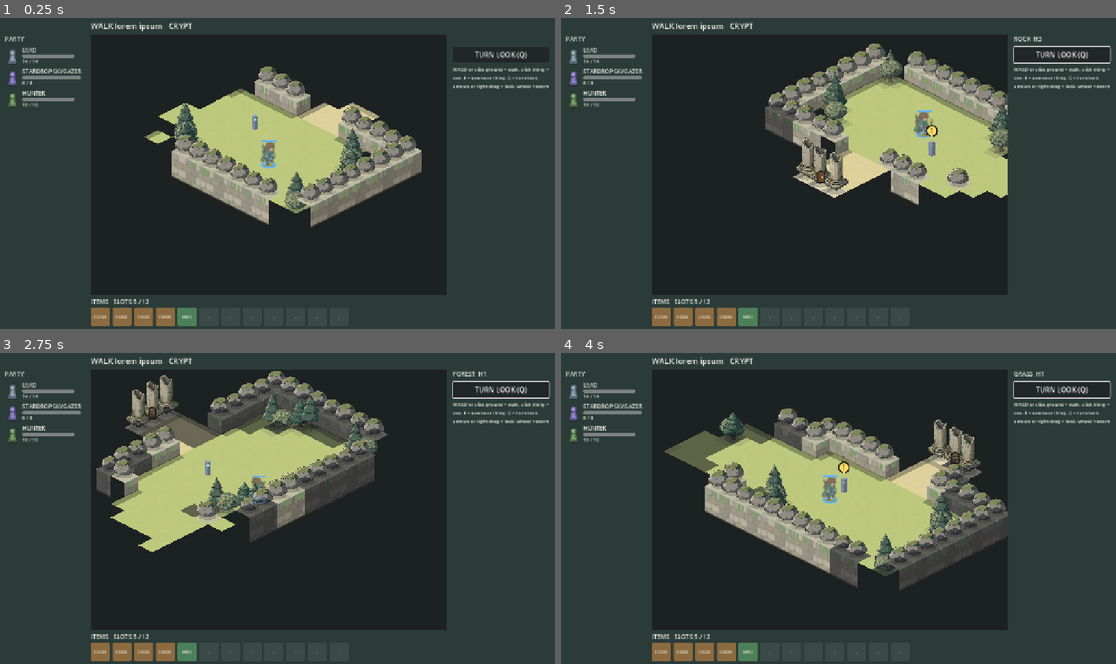
Above: before the commit, frames 1-4 (two rows, left to right).
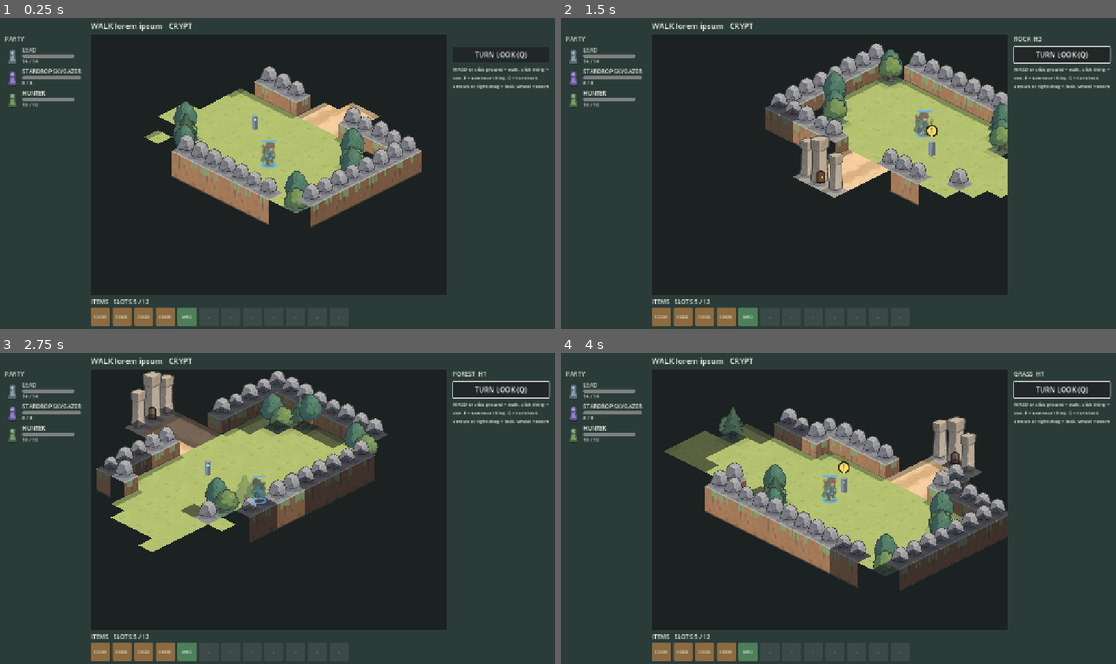
Above: after the commit, the same moments.

Repository: BrandonSigil/lodestone
Game: Godot game, scene res://scenes/explore.tscn
Two runs of this game, one before a commit and one after it. Both use one fixed random seed, a clock stepped at 60 frames per second and the inputs below. This scene is started directly instead of the project's main scene.
Inputs (mouse positions are in pixels of both pictures, inside the frame that each line leads up to):
- Up to frame 1 (0.25 s): no input
- Up to frame 2 (1.5 s): click "TURN LOOK (Q)" at 0.5 s; tap Enter at 1.25 s; move the mouse to (960, 157) at 1.27 s; hold D from 1.28 s (still down); tap E at 1.35 s; click (960, 157) at 1.42 s
- Up to frame 3 (2.75 s): tap Space at 1.52 s; release D at 2 s; drag from (166, 524) to (249, 570) at 2.02 s
- Up to frame 4 (4 s): move the mouse to (894, 440) at 2.77 s; hold D 2.78-3.5 s; tap Q at 2.85 s; drag from (810, 570) to (672, 461) at 3.52 s

The runs differ from the first frame. In frame 1, 7.2% of the frame differs, in the area x 28-76%, y 15-67%; in frame 2, 6.8%; in frame 3, 5.7%; in frame 4, 8.3%, in the area x 25-81%, y 17-74%.

Commit message:
Combat polish: see-through props, x-ray outlines, grid toggle, weapon-drawn stance, forest as base art
- Props in front of a piece fade to 35%; party pieces hidden by props or blocks draw a tinted
  see-through copy and a bright foot ring over everything.
- Combat tester: 'grid lines' checkbox (ledge rims stay when off).
- Battle boards draw ready/advance (sword drawn) instead of idle/walk; new stance sheets for the
  lead in SE and NE (art/prompts/sheet-character-stance.txt, anim_sheet_cut.py --rows).
- The flat forest set replaces the old painted base art; the forest folder is gone.

Co-Authored-By: Claude Opus 5.5 (1M context) <noreply@anthropic.com>

Diff:
--- a/game/art/source/characters/lead/lead.json
+++ b/game/art/source/characters/lead/lead.json
@@ -48,6 +48,16 @@
    "fps": 6,
    "loop": false,
    "frames": 2
+  },
+  "ready": {
+   "fps": 6,
+   "loop": true,
+   "frames": 4
+  },
+  "advance": {
+   "fps": 10,
+   "loop": true,
+   "frames": 6
   }
  }
 }
--- a/game/scripts/combat/battle.gd
+++ b/game/scripts/combat/battle.gd
@@ -62,6 +62,7 @@
 		board.strangeness = strangeness
 		add_child(board)
 	board.units = units
+	board.combat_stance = true  # weapons out while the fight lasts
 	board.cell_clicked.connect(_on_cell_clicked)
 	board.cell_hovered.connect(_on_cell_hovered)
 	board.rotated.connect(_on_rotated)
@@ -273,6 +274,7 @@
 	state = S.OVER
 	_deselect()
 	board.danger = {}
+	board.combat_stance = false
 	_banner.text = Txt.t("UI_VICTORY") if won else Txt.t("UI_DEFEAT")
 	changed.emit()
 	finished.emit(won)
--- a/game/scripts/combat/character_art.gd
+++ b/game/scripts/combat/character_art.gd
@@ -25,6 +25,11 @@
 
 static func has_art(id: StringName) -> bool:
 	return meta(id) != null
+
+
+static func has_anim(id: StringName, anim: String) -> bool:
+	var m: Variant = meta(id)
+	return m != null and m.anims.has(anim)
 
 
 ## Seconds an anim takes to play once.
--- a/game/scripts/combat/combat_board.gd
+++ b/game/scripts/combat/combat_board.gd
@@ -48,6 +48,9 @@
 var danger := {}  # cell -> true, the enemy's reach next phase
 var area := {}  # cell -> true, cells a skill would hit
 var show_coords := false
+var combat_stance := false  ## pieces stand ready (weapon drawn) instead of relaxed; Battle sets it
+var _fade := {}  ## cells whose props draw see-through this frame (a party piece stands behind them)
+var _covered := {}  ## units something in front hides this frame
 var _paint_button := 0
 var hover := NONE
 var selected: CombatUnit = null
@@ -206,6 +209,7 @@
 	if grid == null:
 		return
 	var layers := _layers()
+	_find_cover()
 	for depth in layers.size():
 		for c: Vector2i in layers[depth]:
 			if hidden(c):
@@ -217,14 +221,17 @@
 			if u.shown_hp > 0 and clampi(depth_of(u.vis.x, u.vis.y), 0, layers.size() - 1) == depth:
 				_draw_unit(u)
 	var font := ThemeDB.fallback_font
-	# Ghost pass: pieces hidden behind tall blocks still show as a faint outline.
+	# Ghost pass: pieces something in front hides still show, over everything: a party sprite as a tinted
+	# see-through copy (x-ray), anyone else as a bright foot ring and head outline.
 	for u: CombatUnit in units:
-		if u.shown_hp > 0:
-			var base := iso(u.vis.x + 0.5, u.vis.y + 0.5, u.vis_h) + u.offset - Vector2(0, u.hop)
+		if u.shown_hp > 0 and _covered.has(u):
+			var base := _unit_base(u)
 			var ring := Color(0.4, 0.7, 1.0) if u.team == 0 else Color(1.0, 0.4, 0.35)
-			Pawn.ellipse(self, base, 26.0 * 0.62, 26.0 * 0.22, Color(ring, 0.45), false, 1.5)
-			if not CharacterArt.has_art(u.sprite):  # the head ghost is pawn-shaped; sprites keep the foot ring
-				draw_arc(base + Vector2(0, -26.0 * 1.22), 26.0 * 0.3, 0, TAU, 20, Color(ring, 0.35), 1.5, true)
+			Pawn.ellipse(self, base, 26.0 * 0.62, 26.0 * 0.22, Color(ring, 0.85), false, 2.0)
+			if CharacterArt.has_art(u.sprite):
+				_draw_frame(u, base, Color(ring.lightened(0.3), 0.55))
+			else:
+				draw_arc(base + Vector2(0, -26.0 * 1.22), 26.0 * 0.3, 0, TAU, 20, Color(ring, 0.7), 2.0, true)
 	for f in _floaters:
 		var a := clampf(f.t, 0.0, 1.0)
 		draw_string_outline(font, f.pos, f.text, HORIZONTAL_ALIGNMENT_CENTER, 120, 16, 4, Color(0, 0, 0, a))
@@ -401,7 +408,8 @@
 			ph *= TW * 0.9 / pw
 			pw = TW * 0.9
 		Pawn.ellipse(self, base, pw * 0.36, pw * 0.13, Color(0.1, 0.1, 0.12, 0.22), true)
-		draw_texture_rect(tex, Rect2(base.x - pw * 0.5, base.y - ph, pw, ph), false, tint)
+		var a := 0.35 if _fade.has(c) else 1.0  # see-through while a piece stands behind it
+		draw_texture_rect(tex, Rect2(base.x - pw * 0.5, base.y - ph, pw, ph), false, Color(tint, a))
 	return true
 
 
@@ -579,8 +587,59 @@
 	draw_polyline(cap, col.darkened(0.45), 1.0, true)
 
 
+func _unit_base(u: CombatUnit) -> Vector2:
+	return iso(u.vis.x + 0.5, u.vis.y + 0.5, u.vis_h) + u.offset - Vector2(0, u.hop)
+
+
+## Screen box a piece's body covers (sprite or pawn), for cover checks.
+func _unit_box(u: CombatUnit) -> Rect2:
+	return Rect2(_unit_base(u) + Vector2(-20, -54), Vector2(40, 54))
+
+
+## Which props to fade and which pieces to x-ray this frame: anything drawn after a piece (nearer the
+## camera) whose prop or block face overlaps a good part of the piece's body.
+func _find_cover() -> void:
+	_fade.clear()
+	_covered.clear()
+	for u: CombatUnit in units:
+		if u.shown_hp <= 0:
+			continue
+		var box := _unit_box(u)
+		var d := depth_of(u.vis.x, u.vis.y)
+		var uc := Vector2i(roundi(u.vis.x), roundi(u.vis.y))
+		for dy in range(-4, 5):
+			for dx in range(-4, 5):
+				var c := uc + Vector2i(dx, dy)
+				if not grid.in_bounds(c) or depth_of(c.x, c.y) <= d or hidden(c):
+					continue
+				var h := float(grid.height_at(c))
+				var mid := cell_top(c)
+				var art := BattleArt.props(grid.terrain_at(c))
+				if not art.list.is_empty() and art.count > 0:
+					var ph: float = art.height * TW * 1.1
+					var prop := Rect2(mid.x - TW * 0.45, mid.y - ph, TW * 0.9, ph)
+					if _overlap(box, prop) > 0.2:
+						_fade[c] = true
+						if u.team == 0:
+							_covered[u] = true
+				if h > u.vis_h + 0.5:
+					var pts := _diamond(c, h)
+					var col := Rect2(pts[0], Vector2.ZERO)
+					for q in pts:
+						col = col.expand(q)
+						col = col.expand(q + Vector2(0, (h - u.vis_h) * HS))
+					if _overlap(box, col) > 0.35:
+						_covered[u] = true
+
+
+## Share of a covered by b.
+static func _overlap(a: Rect2, b: Rect2) -> float:
+	var i := a.intersection(b)
+	return i.get_area() / maxf(a.get_area(), 1.0)
+
+
 func _draw_unit(u: CombatUnit) -> void:
-	var base := iso(u.vis.x + 0.5, u.vis.y + 0.5, u.vis_h) + u.offset - Vector2(0, u.hop)
+	var base := _unit_base(u)
 	if u.spooked:
 		base += Vector2(sin(_time * 40.0) * 1.5, 0)
 	var breathe := 1.0 + sin(_time * 2.0 + u.vis.x) * 0.02
@@ -616,13 +675,27 @@
 func _draw_sprite(u: CombatUnit, base: Vector2, col: Color, ring: Color) -> float:
 	Pawn.ellipse(self, base + Vector2(0, 2), 15.0, 5.0, Color(0, 0, 0, 0.25))
 	Pawn.ellipse(self, base, 16.0, 5.7, ring, false, 2.5)
+	var mod := Color.WHITE if col == u.tint else Color(0.65, 0.65, 0.65)  # done pieces dim like the pawn
+	return _draw_frame(u, base, mod)
+
+
+## The anim to draw: in a fight, idle and walk become ready and advance (weapon out) when the art has them.
+func _stance(u: CombatUnit) -> String:
+	if combat_stance and (u.anim == "idle" or u.anim == "walk"):
+		var alt := "ready" if u.anim == "idle" else "advance"
+		if CharacterArt.has_anim(u.sprite, alt):
+			return alt
+	return u.anim
+
+
+## The piece's current anim frame at base, modulated. Returns how far above base the HP pips go.
+func _draw_frame(u: CombatUnit, base: Vector2, mod: Color) -> float:
 	var d := Vector2(u.facing)
 	var dir := CharacterArt.screen_dir(iso(1.0 + d.x, 1.0 + d.y, 0.0) - iso(1.0, 1.0, 0.0))
-	var f := CharacterArt.frame(u.sprite, u.anim, dir, _time - u.anim_start)
+	var f := CharacterArt.frame(u.sprite, _stance(u), dir, _time - u.anim_start)
 	if f.is_empty():
 		return 48.0
 	var s: float = f.scale
-	var mod := Color.WHITE if col == u.tint else Color(0.65, 0.65, 0.65)  # done pieces dim like the pawn
 	draw_set_transform(base, 0.0, Vector2(-s if f.flip else s, s))
 	draw_texture_rect_region(f.tex, Rect2(-f.anchor, f.region.size), f.region, mod)
 	draw_set_transform(Vector2.ZERO)
--- a/game/scripts/sandbox/sandbox_scene.gd
+++ b/game/scripts/sandbox/sandbox_scene.gd
@@ -22,6 +22,7 @@
 var editing := true
 var brush := "GRASS"
 var random_dice := true
+var show_grid := true  ## cell outlines on the board (tester only, not saved with the map)
 var preview: CombatBoard
 var battle: Battle
 var _sim_running := false
@@ -245,7 +246,7 @@
 			_changed())
 	_set_menu = OptionButton.new()
 	_set_menu.add_theme_font_size_override("font_size", 12)
-	_set_menu.add_item("tile set: base")
+	_set_menu.add_item("tile set: forest")  # the base art is the forest set
 	for name in BattleArt.sets():
 		_set_menu.add_item(name)
 	_set_menu.item_selected.connect(func(i: int) -> void:
@@ -253,6 +254,13 @@
 			setup.art_set = "" if i == 0 else _set_menu.get_item_text(i)
 			_changed())
 	rb.add_child(_set_menu)
+	var grid_check := _check(rb, "grid lines", func(on: bool) -> void:
+		show_grid = on
+		if preview:
+			preview.show_grid = on
+		if battle:
+			battle.board.show_grid = on)
+	grid_check.button_pressed = show_grid
 	_counter_check = _check(rb, "counterattacks", func(on: bool) -> void: setup.counters = on)
 	_mercy_check = _check(rb, "party luck after misses", func(on: bool) -> void: setup.mercy = on)
 	_dice_check = _check(rb, "new dice on restart", func(on: bool) -> void: random_dice = on)
@@ -435,6 +443,7 @@
 	var fight_seed := randi() if random_dice else setup.seed_value
 	battle.setup(setup.grid.resized(setup.grid.w, setup.grid.h), units, fight_seed, setup.strangeness, setup.supplies.duplicate())
 	battle.board.art_set = setup.art_set
+	battle.board.show_grid = show_grid
 	if preview:
 		battle.board.rot = preview.rot
 	battle.log_line.connect(_log)
@@ -519,6 +528,7 @@
 	preview.grid = setup.grid
 	preview.strangeness = setup.strangeness
 	preview.art_set = setup.art_set
+	preview.show_grid = show_grid
 	preview.units = setup.build_units()
 	var zone := {}
 	for c in setup.grid.deploy_cells(1):
Binary file removed: game/art/source/battle/forest/prop_boulder.png
Not shown, removed: game/art/source/battle/forest/prop_boulder.png.import
Binary file removed: game/art/source/battle/forest/prop_brazier.png
Not shown, removed: game/art/source/battle/forest/prop_brazier.png.import
Binary file removed: game/art/source/battle/forest/prop_bush.png
Not shown, removed: game/art/source/battle/forest/prop_bush.png.import
Binary file removed: game/art/source/battle/forest/prop_crate.png
Not shown, removed: game/art/source/battle/forest/prop_crate.png.import
Not shown, removed: game/art/source/battle/forest/prop_detail.png.import
Not shown, removed: game/art/source/battle/forest/prop_landmark.png.import
Binary file removed: game/art/source/battle/forest/prop_pillar.png
Not shown, removed: game/art/source/battle/forest/prop_pillar.png.import
(and 86 more such lines)
